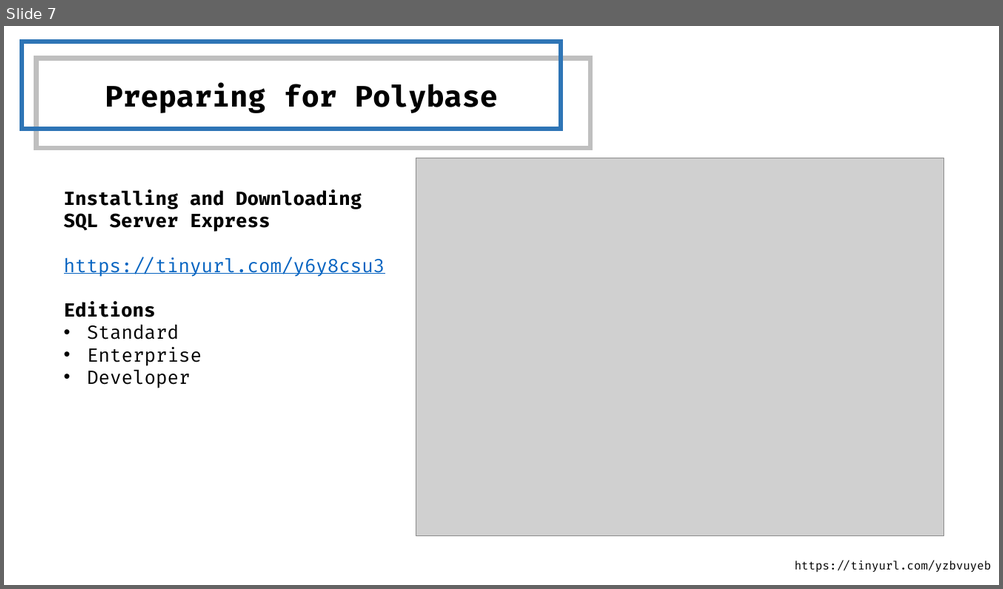
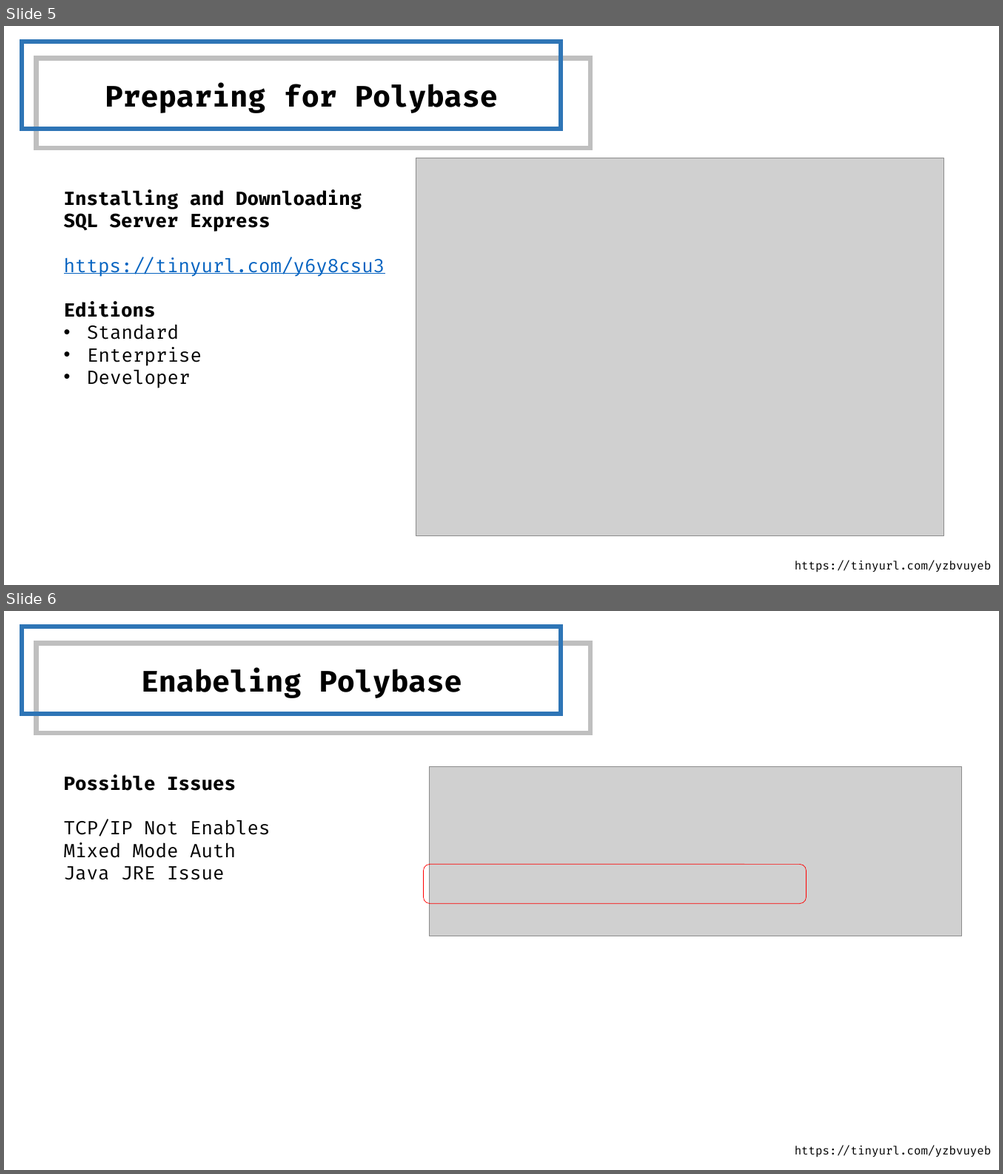
Before and after one commit to JVoogt/presentations, a slide deck: SQLFriday - Migrating Data using Polybase to Azure SQL DB/Migrating Data using Polybase to Azure SQL DB.pptx. Shown one above the other, each under a label of ours: slide 7 before the commit, slides 5 and 6 after it. The pictures are 1003x589 and 1003x1174 pixels, drawn with LibreOffice and Linux fonts; fonts in the diff are those of the drawing; grey boxes stand for pictures. Boxes give left, top, right and bottom in pixels: in the first picture for what was removed or moved away, otherwise in the second. Text is boxed around its words. In the diff, an @@ line names an element or a change of style, - is before the commit and + after.

```diff
--- a/SQLFriday - Migrating Data using Polybase to Azure SQL DB/Migrating Data using Polybase to Azure SQL DB.pptx
+++ b/SQLFriday - Migrating Data using Polybase to Azure SQL DB/Migrating Data using Polybase to Azure SQL DB.pptx
@@ slide 6 added at (4,611,999,1170), background #FFFFFF @@
@@ rectangle added at (22,627,561,714), outline #2E75B6 4.5 pt @@
@@ rectangle added at (36,643,590,732), outline #BFBFBF 4.5 pt @@
@@ text added at (141,668,462,698), 28 pt, text #000000, bold @@
+Enabeling Polybase
@@ text added at (64,775,270,880), 18 pt, text #000000 @@
+Possible Issues
+TCP/IP Not Enables
+Mixed Mode Auth
+Java JRE Issue
@@ picture added at (430,766,961,937) @@
@@ rounded rectangle added at (424,865,806,904), outline #FF0000 0.5 pt @@
@@ text added at (794,1145,991,1158), 11 pt, text #000000 @@
+https://tinyurl.com/yzbvuyeb
@@ what was slide 7 is now slide 5 @@
```
Also in this commit, not shown: 1 slide changed, 2 slides removed.
